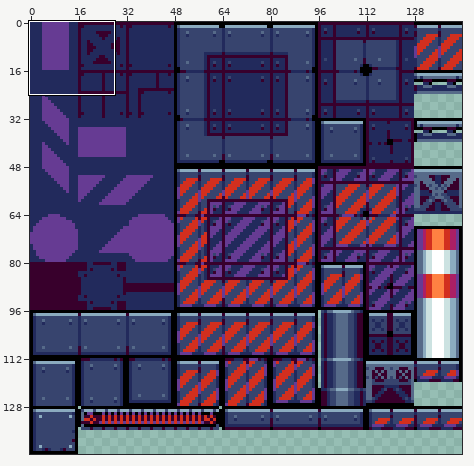
Sprite sheet: assets/Tiles.png. The picture above shows the old version from afar; the outline marks the close-up.
Close-up. Before:
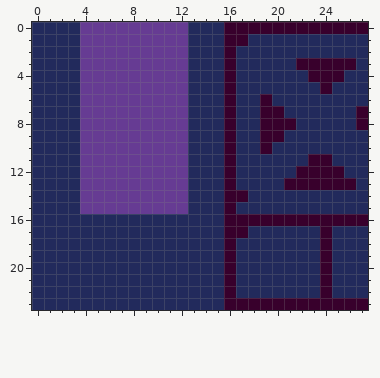
The file is 144x144 pixels. Shown: x 0..27, y 0..23.
Now the later version:
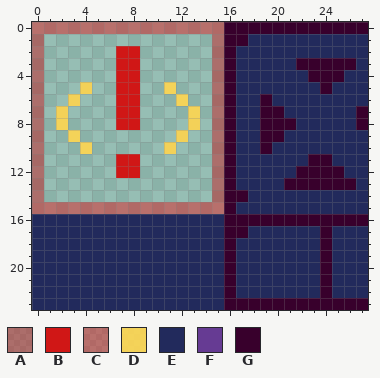
Palette (. is transparent): A #c5161a79  B #d01716  C #dd191d79  D #ffd54fe5  E #222a5c  F #663b93  G #38002c
From old to new:
{"y":0,"x":0,"old":"EEEEFFFFFFFFFEEE","new":"CCCCCCCCCCCCCCCC"}
{"y":1,"x":0,"old":"EEEEFFFFFFFFFEEE","new":"A..............A"}
{"y":2,"x":0,"old":"EEEEFFFFFFFFFEEE","new":"A......BB......A"}
{"y":3,"x":0,"old":"EEEEFFFFFFFFFEEE","new":"A......BB......A"}
{"y":4,"x":0,"old":"EEEEFFFFFFFFFEEE","new":"A......BB......A"}
{"y":5,"x":0,"old":"EEEEFFFFFFFFFEEE","new":"A...D..BB..D...A"}
{"y":6,"x":0,"old":"EEEEFFFFFFFFFEEE","new":"A..D...BB...D..A"}
{"y":7,"x":0,"old":"EEEEFFFFFFFFFEEE","new":"A.D....BB....D.A"}
{"y":8,"x":0,"old":"EEEEFFFFFFFFFEEE","new":"A.D....BB....D.A"}
{"y":9,"x":0,"old":"EEEEFFFFFFFFFEEE","new":"A..D........D..A"}
{"y":10,"x":0,"old":"EEEEFFFFFFFFFEEE","new":"A...D......D...A"}
{"y":11,"x":0,"old":"EEEEFFFFFFFFFEEE","new":"A......BB......A"}
{"y":12,"x":0,"old":"EEEEFFFFFFFFFEEE","new":"A......BB......A"}
{"y":13,"x":0,"old":"EEEEFFFFFFFFFEEE","new":"A..............A"}
{"y":14,"x":0,"old":"EEEEFFFFFFFFFEEE","new":"A..............A"}
{"y":15,"x":0,"old":"EEEEFFFFFFFFFEEE","new":"CCCCCCCCCCCCCCCC"}
